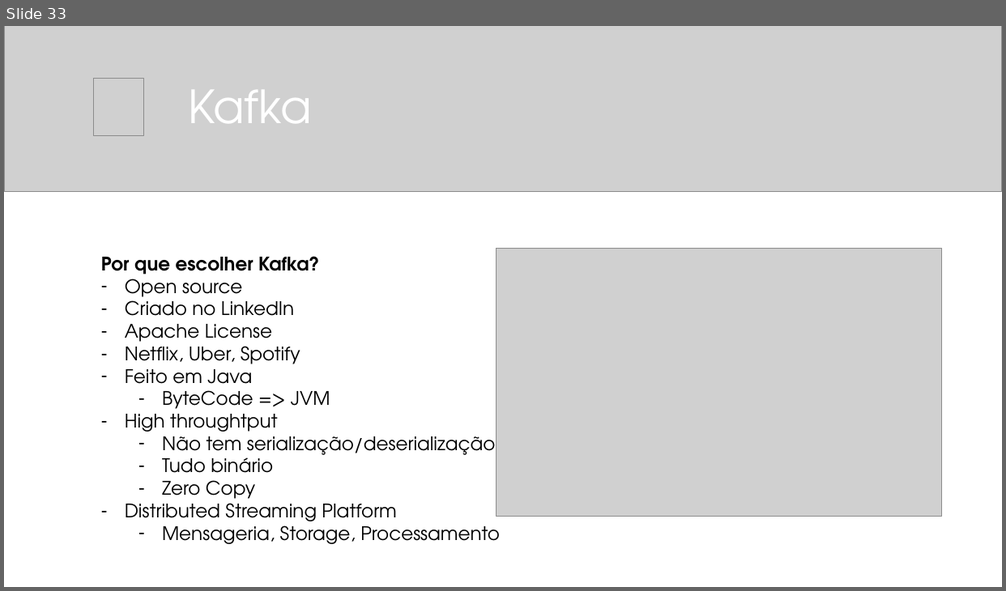
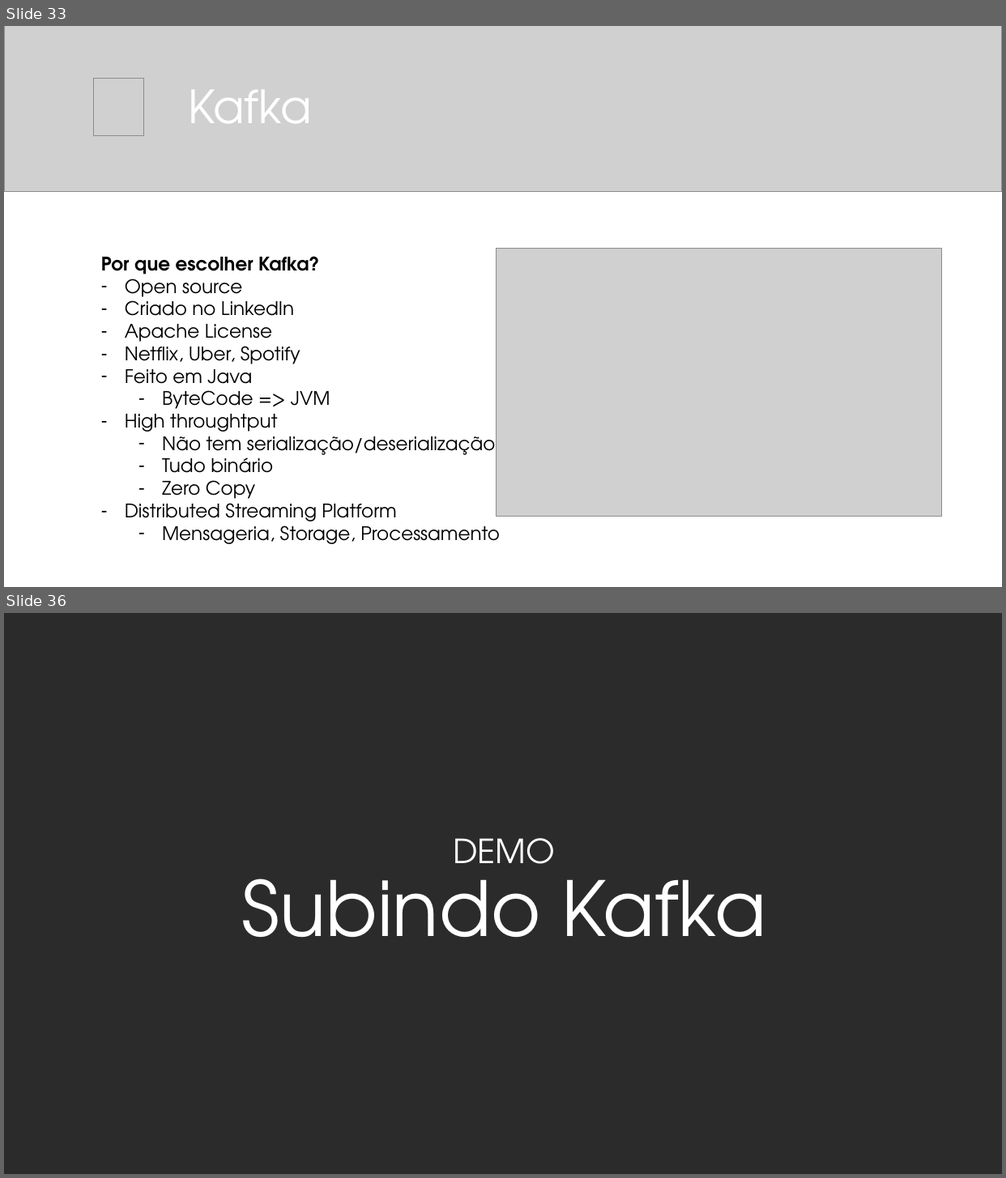
Before and after one commit to balta-io/2810, a slide deck: 2021-08-25_event-driven-architecture.pptx. Shown one above the other, each under a label of ours: slide 33 before the commit, slides 33 and 36 after it; the slides between them are not shown. The pictures are 1006x591 and 1006x1178 pixels, drawn with LibreOffice and Linux fonts; fonts in the diff are those of the drawing; grey boxes stand for pictures; background and template pictures are left out; a plain dark background stands for a picture behind light text. Boxes give left, top, right and bottom in pixels: in the first picture for what was removed or moved away, otherwise in the second. Text is boxed around its words. In the diff, an @@ line names an element or a change of style, - is before the commit and + after.

```diff
--- a/2021-08-25_event-driven-architecture.pptx
+++ b/2021-08-25_event-driven-architecture.pptx
@@ slide 36 added at bbox=[4, 613, 1002, 1174], background picture (left out) @@
@@ title added at bbox=[242, 838, 766, 938], 73 pt, text #FFFFFF @@
+DEMO
+Subindo Kafka
```
Also in this commit, not shown: 2 other slides added, 1 slide removed.
